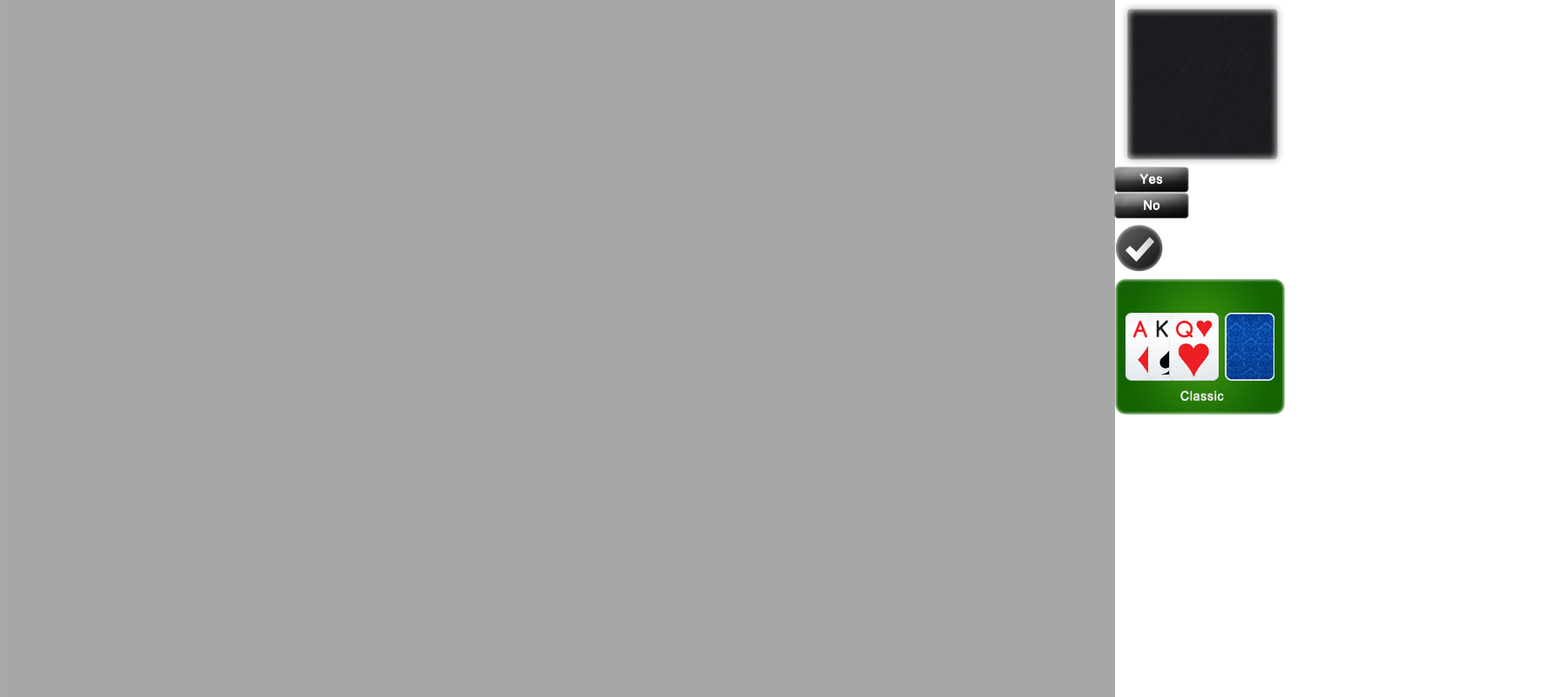
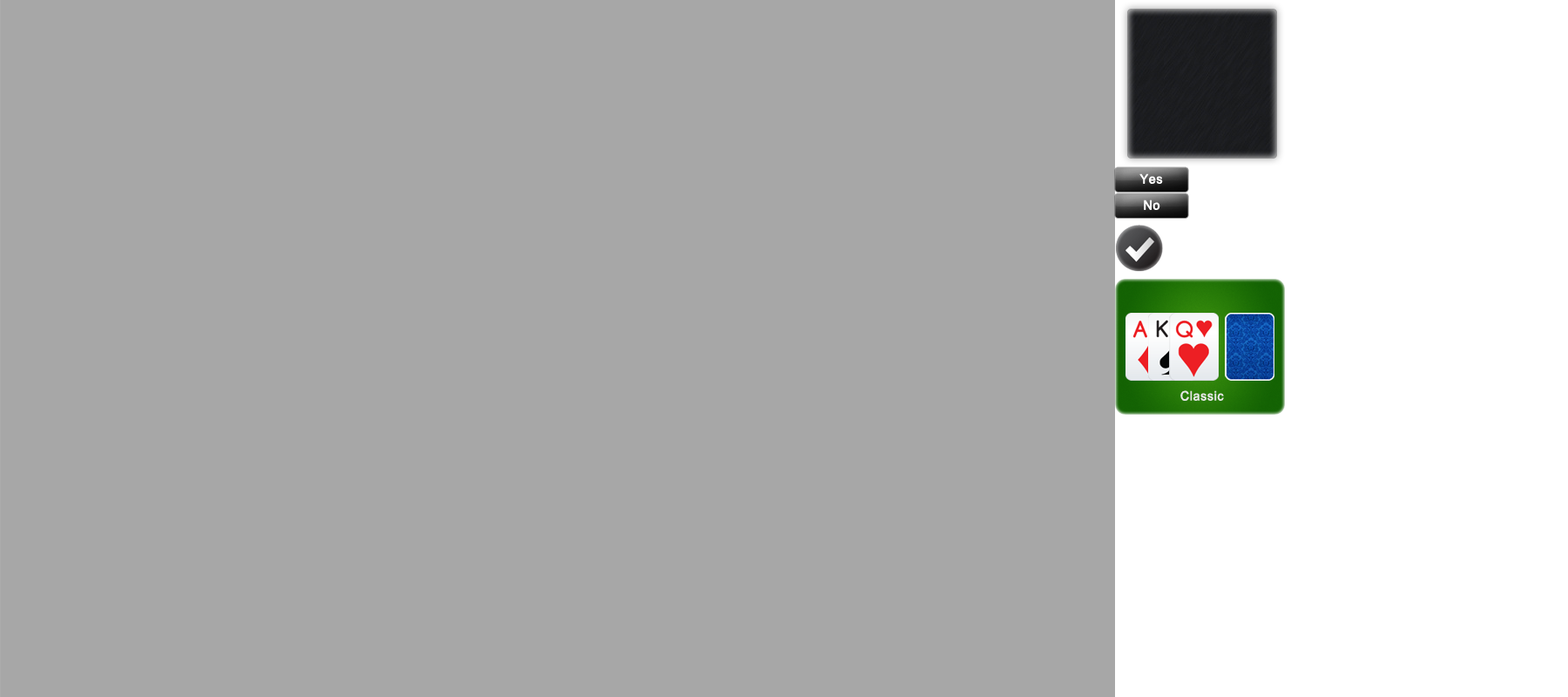
Layers edited between the first and the second w=1568, h=697 image:
painted on "Shape 1" over left=1127, top=8, right=1278, bottom=160
